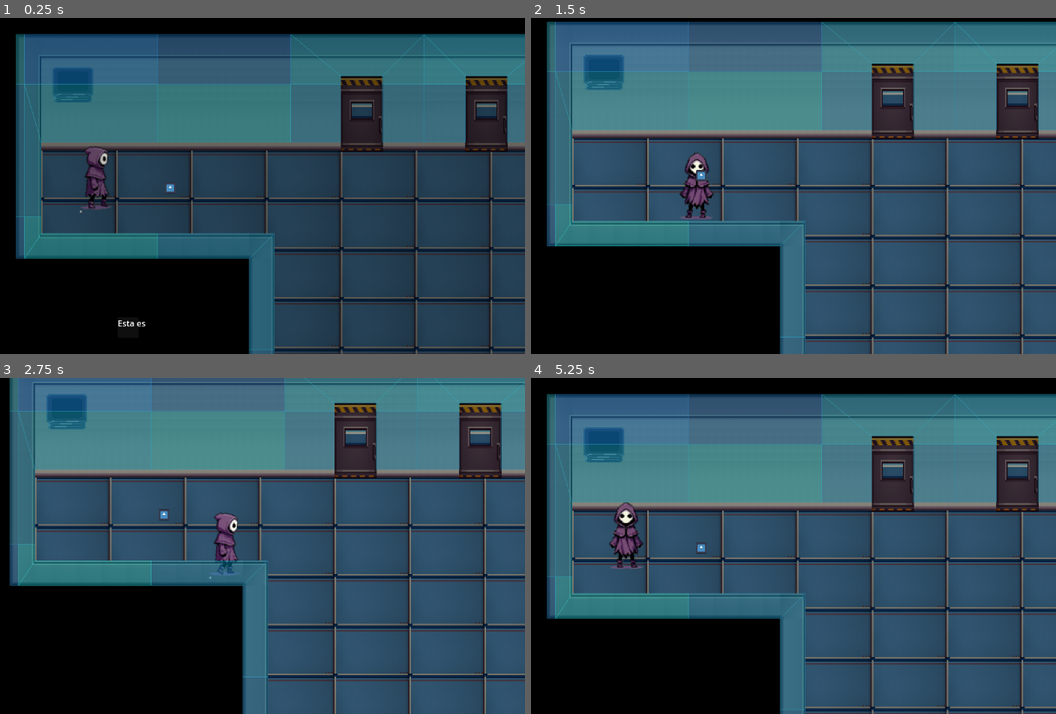
Above: before the commit, frames 1-4 (two rows, left to right).
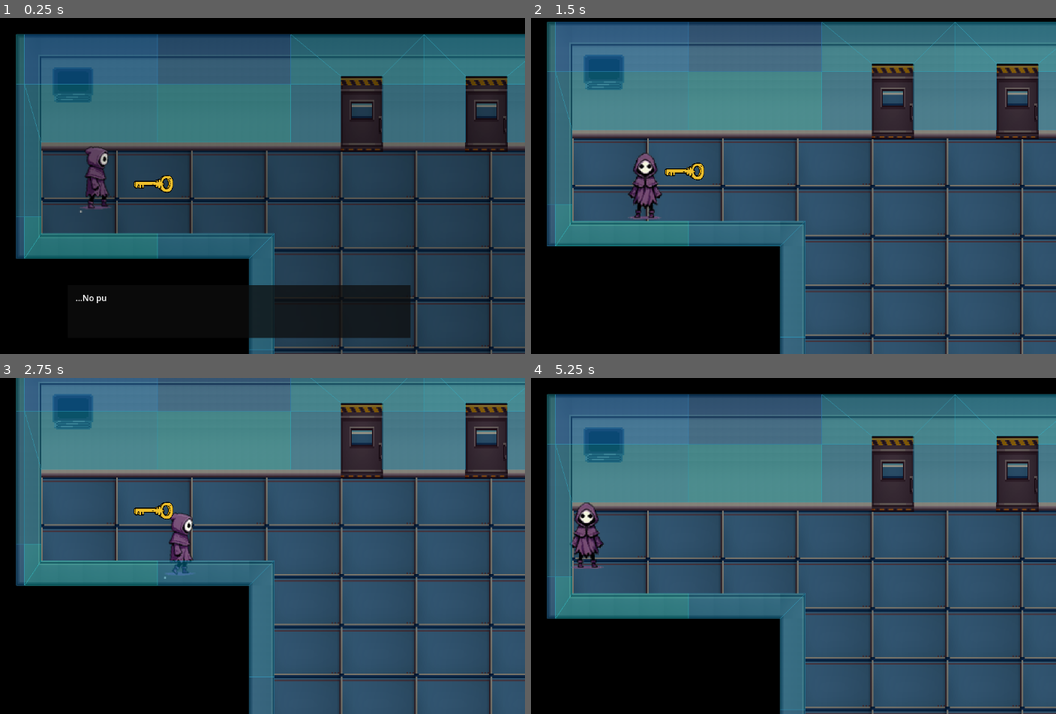
Above: after the commit, the same moments.

Repository: WiloxW/AnotherTaleBetweenSecrets
Game: Godot game, scene res://Scenes/l_ab.tscn
The game is run twice, just before and just after one commit, with the same random seed, the same clock (stepped at 60 frames per second) and the same inputs. The engine's default icon, where the game draws it, is replaced by a stand-in: a white triangle on a blue panel in a dark square.
Inputs:
- Up to frame 1 (0.25 s): no input
- Up to frame 2 (1.5 s): tap Enter (ui_accept) at 0.5, 0.6, 0.77, 1.07, 1.35 s; hold Right (ui_right) 0.53-1.28 s; hold Down (ui_down) from 1.28 s (still down)
- Up to frame 3 (2.75 s): tap Enter (ui_accept) at 1.52, 1.82, 2, 2.1 s; release Down (ui_down) at 2.03 s; hold Right (ui_right) from 2.03 s (still down)
- Up to frame 4 (5.25 s): release Right (ui_right) at 2.78 s; hold Up (ui_up) 2.78-3.53 s; tap Enter (ui_accept) at 2.85, 3.02, 3.32, 3.6, 3.77, 4.07, 4.35, 4.52, 4.82, 5.1 s; hold Left (ui_left) 3.53-5.03 s; hold Down (ui_down) from 5.03 s (still down)

The runs differ from the first frame. In frame 1, 5.1% of the frame differs, in the area x 14-79%, y 38-96%; in frame 2, 1.6%; in frame 3, 10%, in the area x 1-100%, y 0-100%; in frame 4, 1.6%.

Commit message:
aplicacion de cajas de texto y objeto llave

Diff:
--- a/Scenes/Item/key.tscn
+++ b/Scenes/Item/key.tscn
@@ -7,6 +7,7 @@
 size = Vector2(76, 34)
 
 [node name="Key" instance=ExtResource("1_mpf1a")]
+item_id = "KeyA"
 
 [node name="CollisionShape2D" parent="." index="0"]
 shape = SubResource("RectangleShape2D_nb4al")
--- a/Scenes/Textbox.tscn
+++ b/Scenes/Textbox.tscn
@@ -1,17 +1,23 @@
-[gd_scene load_steps=2 format=3 uid="uid://c0qnbigdguexu"]
+[gd_scene load_steps=3 format=3 uid="uid://c0qnbigdguexu"]
 
 [ext_resource type="Script" uid="uid://dgpfoagmln7c5" path="res://Scripts/Textbox.gd" id="1"]
+
+[sub_resource type="StyleBoxFlat" id="StyleBoxFlat_t18a7"]
+bg_color = Color(0.050980393, 0.050980393, 0.050980393, 0.7490196)
 
 [node name="CanvasLayer" type="CanvasLayer"]
 script = ExtResource("1")
 
 [node name="Panel" type="Panel" parent="."]
-offset_left = 369.0
-offset_top = 577.0
-offset_right = 409.0
+offset_left = 273.0
+offset_top = 515.0
+offset_right = 932.0
 offset_bottom = 617.0
+theme_override_styles/panel = SubResource("StyleBoxFlat_t18a7")
 
 [node name="Label" type="Label" parent="Panel"]
 layout_mode = 0
-offset_right = 40.0
-offset_bottom = 23.0
+offset_left = 15.0
+offset_top = 13.0
+offset_right = 639.0
+offset_bottom = 83.0
--- a/Scenes/l_ab.tscn
+++ b/Scenes/l_ab.tscn
@@ -9,7 +9,7 @@
 [ext_resource type="AudioStream" uid="uid://2xmxjbb8ds8f" path="res://Assets/Sounds/door-opening-78648.mp3" id="6_fydyf"]
 [ext_resource type="PackedScene" uid="uid://bne0udxmu2y5k" path="res://Scenes/transaction_animation.tscn" id="7_kvj5b"]
 [ext_resource type="PackedScene" uid="uid://c0qnbigdguexu" path="res://Scenes/Textbox.tscn" id="9_3l37x"]
-[ext_resource type="PackedScene" uid="uid://bjjyqvol1ywm3" path="res://Scenes/Item/Item.tscn" id="10_nayjt"]
+[ext_resource type="PackedScene" uid="uid://dlowvajvwvqiw" path="res://Scenes/Item/key.tscn" id="10_nayjt"]
 
 [sub_resource type="TileMapPattern" id="TileMapPattern_kheqh"]
 tile_data = PackedInt32Array(0, 1572864, 30, 393216, 1572864, 30, 786432, 1572864, 30, 1179648, 1572864, 30, 1572864, 1572864, 30, 1966080, 1572864, 30, 2359296, 1572864, 30)
@@ -2611,8 +2611,9 @@
 
 [node name="TextBox" parent="." instance=ExtResource("9_3l37x")]
 
-[node name="Hola" parent="." instance=ExtResource("10_nayjt")]
-position = Vector2(280, 200)
+[node name="Key" parent="." instance=ExtResource("10_nayjt")]
+position = Vector2(248, 192)
+item_id = "KeyA"
 
 [connection signal="body_entered" from="TransPoint_roomA" to="." method="_on_trans_point_room_a_body_entered"]
 [connection signal="body_exited" from="TransPoint_roomA" to="." method="_on_trans_point_room_a_body_exited"]
--- a/Scenes/player.tscn
+++ b/Scenes/player.tscn
@@ -1,10 +1,11 @@
-[gd_scene load_steps=56 format=3 uid="uid://brcufl3lnhuxi"]
+[gd_scene load_steps=57 format=3 uid="uid://brcufl3lnhuxi"]
 
 [ext_resource type="Script" uid="uid://bkqrw85ccvsn0" path="res://Scripts/player.gd" id="1_vgqql"]
 [ext_resource type="Texture2D" uid="uid://ciymifqd4l4v0" path="res://Assets/Sprites/WalkBackward-16 (1).png" id="2_fkybt"]
 [ext_resource type="Texture2D" uid="uid://dyvmqtivdjey8" path="res://Assets/Sprites/WalkForward-16.png" id="3_x3wgy"]
 [ext_resource type="Texture2D" uid="uid://bgkhayi8l4qbf" path="res://Assets/Sprites/WalkLeft-16.png" id="4_3smsa"]
 [ext_resource type="AudioStream" uid="uid://b6n241x7gieqg" path="res://Assets/Sounds/step_soundwav-14903.mp3" id="5_fkybt"]
+[ext_resource type="Script" uid="uid://wi0xq70m6ylp" path="res://Scripts/player_pickup.gd" id="5_x3wgy"]
 
 [sub_resource type="RectangleShape2D" id="RectangleShape2D_vgqql"]
 size = Vector2(28, 28)
@@ -375,6 +376,7 @@
 flip_h = true
 
 [node name="PickupArea" type="Area2D" parent="."]
+script = ExtResource("5_x3wgy")
 
 [node name="PickupCollision" type="CollisionShape2D" parent="PickupArea"]
 shape = SubResource("RectangleShape2D_vgqql")
--- a/Scripts/Textbox.gd
+++ b/Scripts/Textbox.gd
@@ -6,7 +6,11 @@
 var current_index := 0
 var is_writing := false
 
+func _ready() -> void:
+	visible = false
+
 func show_text(text_array: Array) -> void:
+	global.can_move = false
 	texts = text_array
 	current_index = 0
 	visible = true
@@ -18,21 +22,25 @@
 	var full_text = texts[current_index]
 
 	for c in full_text:
+		if not is_writing:
+			break
 		$Panel/Label.text += c
 		await get_tree().create_timer(text_speed).timeout
 
 	is_writing = false
+	$Panel/Label.text = full_text
 
 func _process(_delta):
+	if not visible:
+		return
 	if Input.is_action_just_pressed("ui_accept"):
 		if is_writing:
 			# Terminar de escribir instantáneamente
-			$Panel/Label.text = texts[current_index]
 			is_writing = false
+			return
+		current_index += 1
+		if current_index < texts.size():
+			_write_text()
 		else:
-			# Avanzar al siguiente texto
-			current_index += 1
-			if current_index < texts.size():
-				_write_text()
-			else:
-				visible = false  # cerrar textbox
+			visible = false  # cerrar textbox
+			global.can_move = true
--- a/Scripts/global.gd
+++ b/Scripts/global.gd
@@ -3,6 +3,9 @@
 var current_scene = "lab" #LabCenter, room_a, roomB, roomC
 var transition_scene = false
 var spawn_id := ""
+var can_move := true
+var dialog_shown := {}
+var collected_items = {}
 
 var spawn_point_name := ""
 
--- a/Scripts/item.gd
+++ b/Scripts/item.gd
@@ -1,3 +1,4 @@
 extends Node
 
+@export var item_id: String = ""
 @export var pickable = true
--- a/Scripts/l_ab.gd
+++ b/Scripts/l_ab.gd
@@ -5,12 +5,15 @@
 var door_sound : AudioStreamPlayer2D
 # Called when the node enters the scene tree for the first time.
 func _ready() -> void:
+	if global.collected_items.has("KeyA"):
+		queue_free()
 	await get_tree().process_frame
-	TextBox.show_text([
-	"Esta es la primera línea.",
-	"Y esta es la segunda.",
-	"¡Funcionó como un RPG clásico!"
-] as Array[String])
+	if not global.dialog_shown.has("intro_lab"):
+		TextBox.show_text([
+		"...No puedo creer que logre entrar",
+		"necesito seguir avanzando"
+		] as Array[String])
+		global.dialog_shown["intro_lab"] = true
 	TransactionAnimation.play("fade_out")
 	door_sound = $Dooropen
 	if not MusicManager.music_player.playing:
--- a/Scripts/player.gd
+++ b/Scripts/player.gd
@@ -2,7 +2,7 @@
 class_name Player
 
 #Creada variable de velocidad para el movimiento
-@export var speed = 180
+@export var speed: float = 180.0
 var last_dir := Vector2.DOWN
 var footstep_sound : AudioStreamPlayer2D
 
@@ -18,7 +18,10 @@
 #comprobar que si algunas de las 4 direcciones esta siendoo
 #entonces se aplica un vector para trasladar al Player
 func player_movement():
-
+	if not global.can_move:
+		velocity = Vector2.ZERO
+		move_and_slide()
+		return
 	var input = Vector2(
 		Input.get_action_strength("ui_right") - Input.get_action_strength("ui_left"),
 		Input.get_action_strength("ui_down") - Input.get_action_strength("ui_up")
--- a/Scripts/player_pickup.gd
+++ b/Scripts/player_pickup.gd
@@ -12,4 +12,6 @@
 
 func pickup(item):
 	inventory.append(item.name)
+	print(inventory.size())
+	global.collected_items[item.item_id] = true
 	item.queue_free()
Binary file added: Assets/Sprites/WhatsApp Image 2025-12-10 at 12.35.44 AM.jpeg
Not shown, added: Assets/Sprites/WhatsApp Image 2025-12-10 at 12.35.44 AM.jpeg.import
